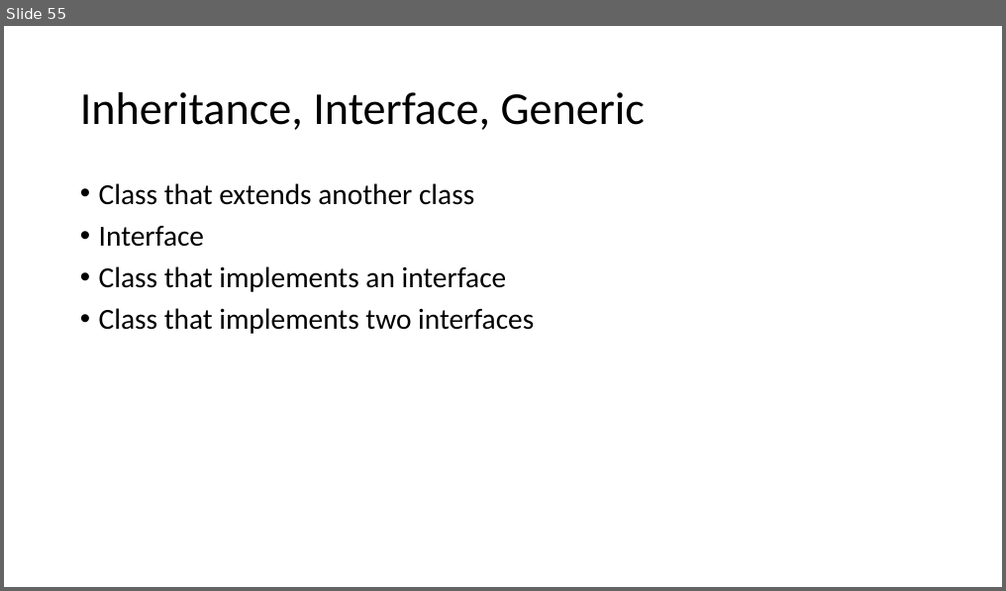
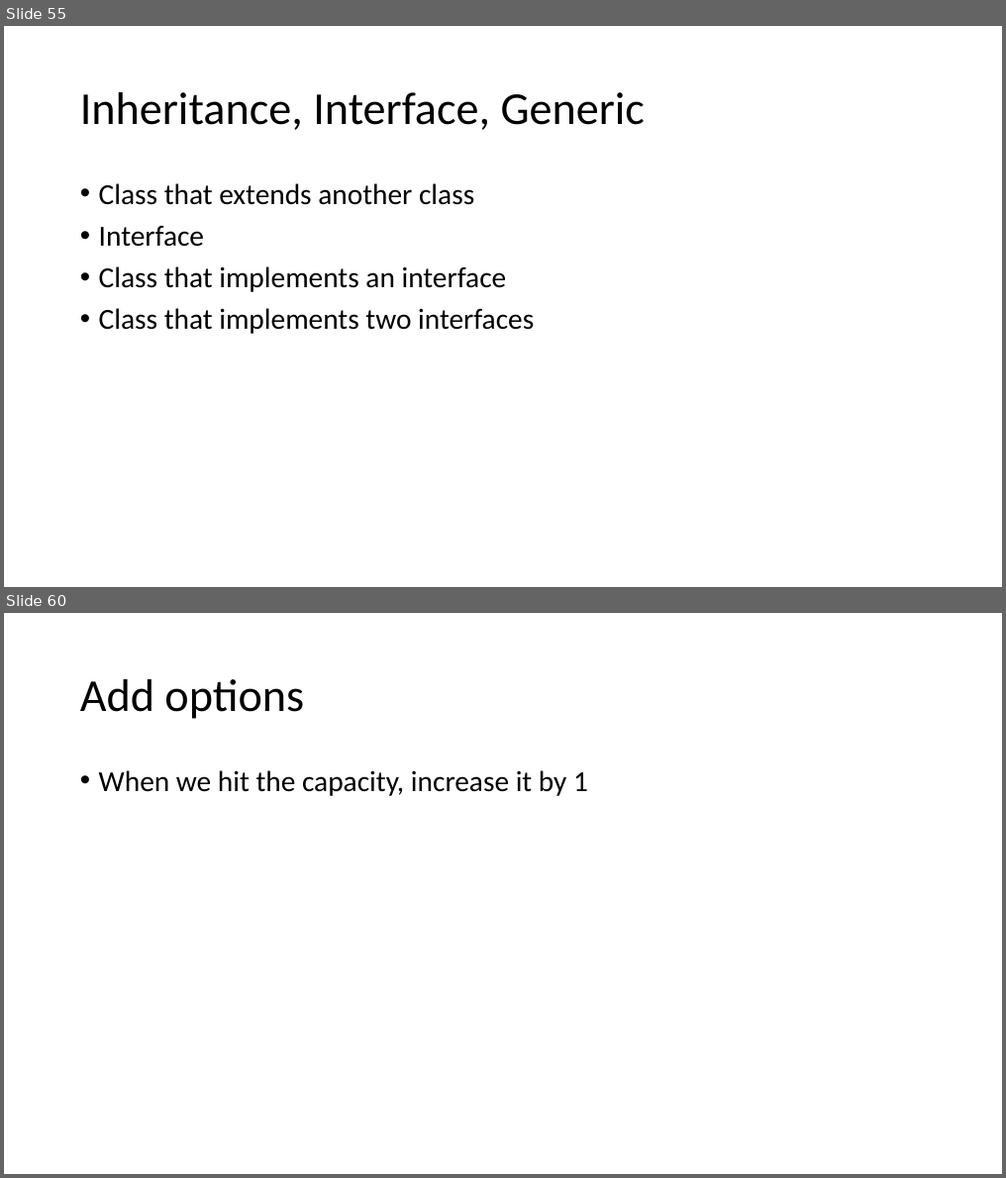
Before and after one commit to skalakm/232, a slide deck: notes.pptx. Shown one above the other, each under a label of ours: slide 55 before the commit, slides 55 and 60 after it; the slides between them are not shown. The pictures are 1006x591 and 1006x1178 pixels, drawn with LibreOffice and Linux fonts; fonts in the diff are those of the drawing. Boxes give left, top, right and bottom in pixels: in the first picture for what was removed or moved away, otherwise in the second. Text is boxed around its words. In the diff, an @@ line names an element or a change of style, - is before the commit and + after.

```diff
--- a/notes.pptx
+++ b/notes.pptx
@@ slide 60 added at (4,613,1002,1174), background #FFFFFF @@
@@ title added at (80,679,304,719), 44 pt, text #000000 @@
+Add options
@@ text added at (99,770,588,796), 28 pt, text #000000 @@
+• When we hit the capacity, increase it by 1
```
Also in this commit, not shown: 5 other slides added.
